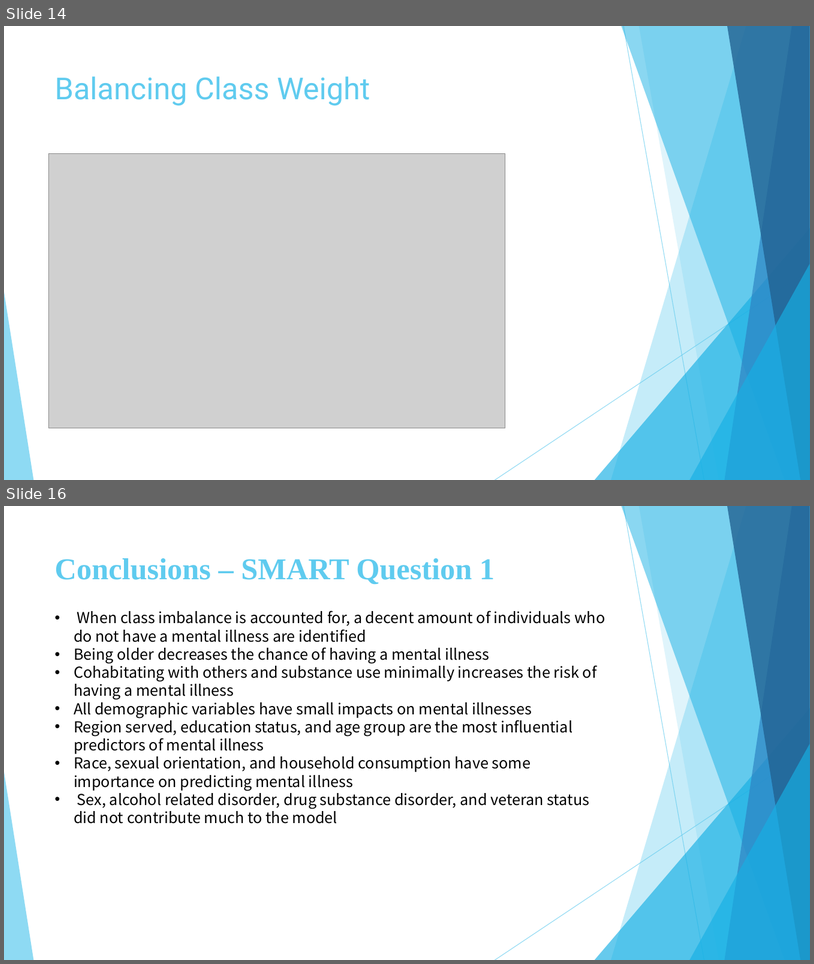
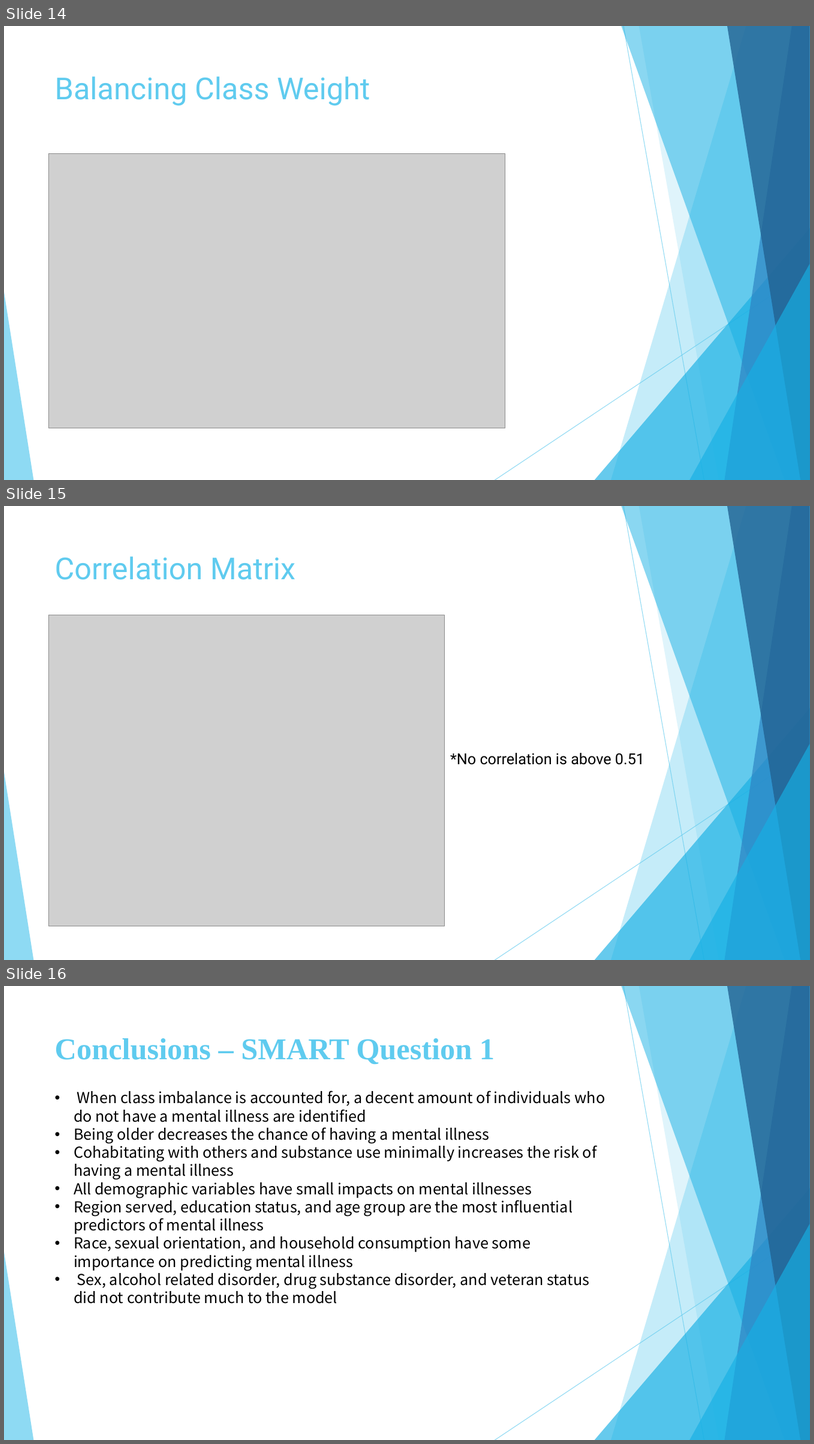
Before and after one commit to daniasalman6/Project-Data-Mining, a slide deck: Presentation/Final_Presentation.pptx. Shown one above the other, each under a label of ours: slides 14 and 16 before the commit, slides 14, 15 and 16 after it; the slides between them are not shown. The pictures are 814x964 and 814x1444 pixels, drawn with LibreOffice and Linux fonts; fonts in the diff are those of the drawing; grey boxes stand for pictures. Boxes give left, top, right and bottom in pixels: in the first picture for what was removed or moved away, otherwise in the second. Text is boxed around its words. In the diff, an @@ line names an element or a change of style, - is before the commit and + after.

```diff
--- a/Presentation/Final_Presentation.pptx
+++ b/Presentation/Final_Presentation.pptx
@@ slide 15 added at <box>4,506,810,960</box>, background #FFFFFF; not listed: 10 template elements that a slide beside it also shows @@
@@ title added at <box>55,556,296,580</box>, 36 pt, text #5FCBEF @@
+Correlation Matrix
@@ picture added at <box>49,615,444,927</box> @@
@@ text added at <box>450,753,645,765</box>, 18 pt, text #000000 @@
+*No correlation is above 0.51
```
Also in this commit, not shown: 1 slide removed.
